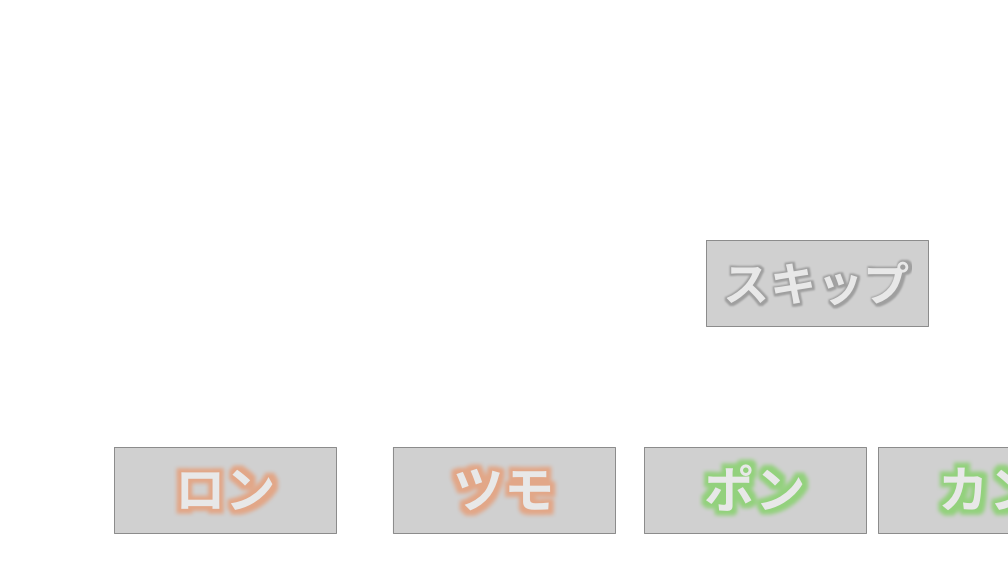
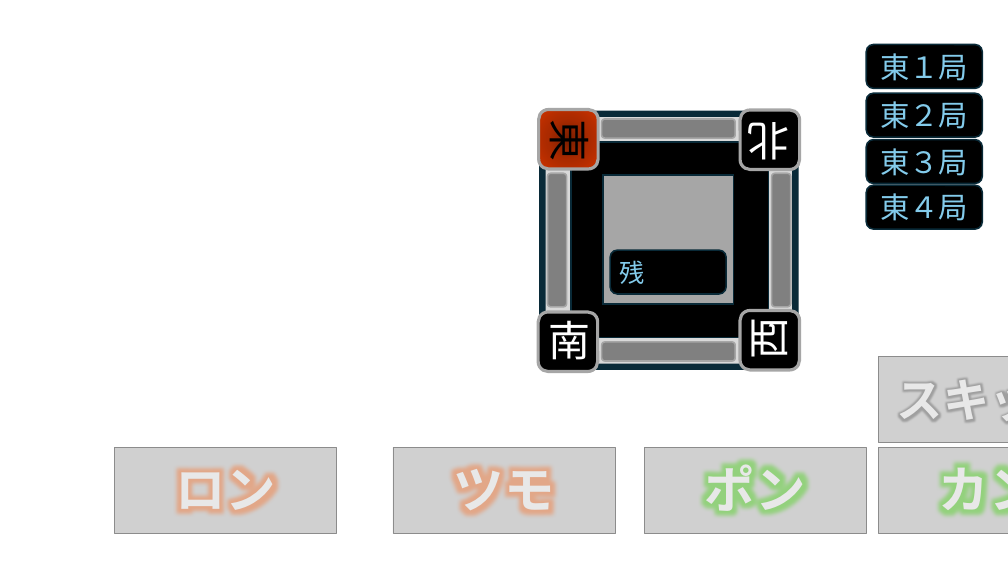
Before and after one commit to dan0228/Four_Tiles_Mahjong, a slide deck: slide 1 of Picture/図作成用.pptx. Drawn at 1008x567 pixels with LibreOffice and Linux fonts; fonts in the diff are those of the drawing; grey boxes stand for pictures. Boxes give left, top, right and bottom in pixels: in the first picture for what was removed or moved away, otherwise in the second. Text is boxed around its words. In the diff, an @@ line names an element or a change of style, - is before the commit and + after.

```diff
--- a/Picture/図作成用.pptx
+++ b/Picture/図作成用.pptx
@@ rounded rectangle added at <box>867,45,983,88</box>, fill #000000, outline #092A39 1.5 pt, 28 pt, text #83CBEB @@
+東１局
@@ group added at <box>538,110,800,372</box>: 10 rounded rectangles, 2 rectangles @@
+残
+南
+西
+北
+東
@@ rounded rectangle added at <box>867,93,983,137</box>, fill #000000, outline #092A39 1.5 pt, 28 pt, text #83CBEB @@
+東２局
@@ rounded rectangle added at <box>867,140,983,184</box>, fill #000000, outline #092A39 1.5 pt, 28 pt, text #83CBEB @@
+東３局
@@ rounded rectangle added at <box>867,185,983,229</box>, fill #000000, outline #092A39 1.5 pt, 28 pt, text #83CBEB @@
+東４局
@@ picture: place and size @@
-picture at <box>706,240,929,327</box>
+picture at <box>879,357,1008,443</box>
@@ text "スキップ" rewrapped from <box>724,261,910,308</box> to <box>896,378,1008,423</box> @@
```
Also in this commit, not shown: 20 other files.
